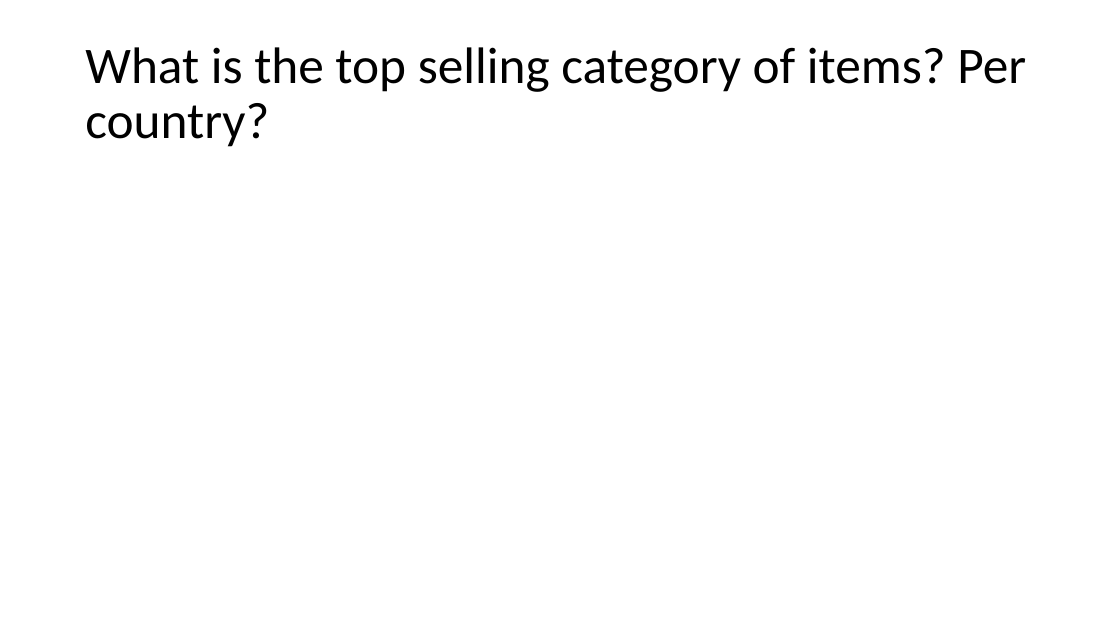
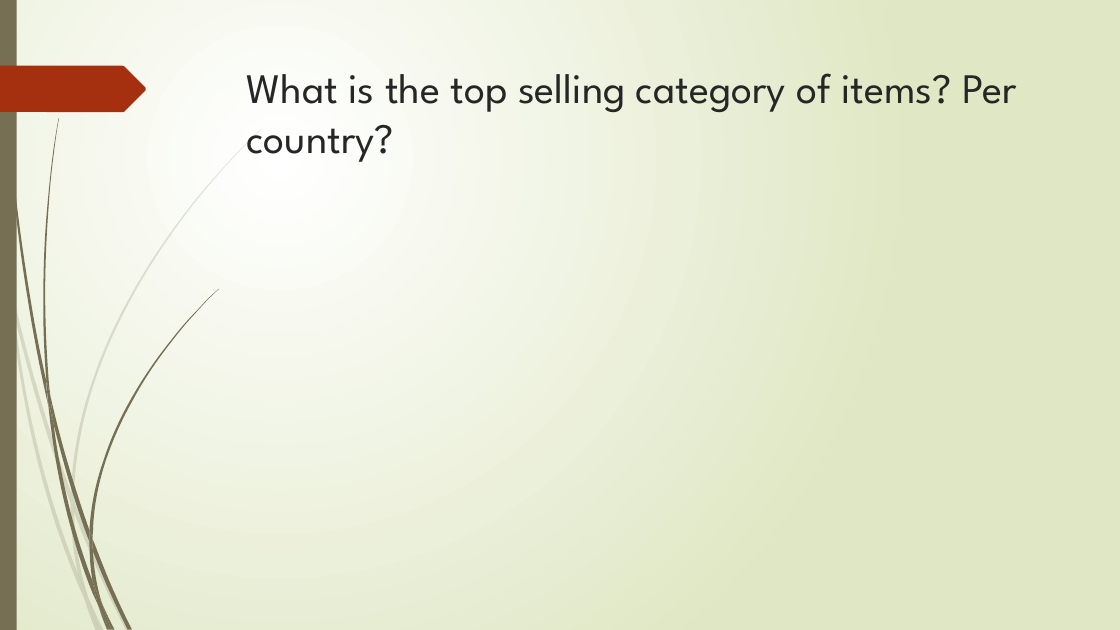
Before and after one commit to jnesteruck/rev-proj2, a slide deck: slide 4 of Project 2.pptx. Drawn at 1120x630 pixels with LibreOffice and Linux fonts; fonts in the diff are those of the drawing. Boxes give left, top, right and bottom in pixels: in the first picture for what was removed or moved away, otherwise in the second. Text is boxed around its words. In the diff, an @@ line names an element or a change of style, - is before the commit and + after.

```diff
--- a/Project 2.pptx
+++ b/Project 2.pptx
@@ background #FFFFFF to gradient #FFFFFF to #DFE8C4 @@
@@ rectangle added at box(0, 0, 17, 630), fill #766F54 @@
@@ title "What is the top selling ...": place and size @@
-title "What is the top selling ..." at box(85, 47, 1026, 147)
+title "What is the top selling ..." at box(247, 73, 1016, 162)
@@ title "What is the top selling ..." at box(247, 73, 1016, 162): size 44 to 36 pt, font Calibri to League Spartan, text colour #000000 to #262626; line spacing 0.9 to 1; vertical alignment middle to top @@
@@ freeform shape added at box(0, 66, 146, 112), fill #A53010 @@
@@ group added at box(0, 129, 262, 630): 10 freeform shapes @@
@@ group added at box(3, 0, 218, 630): 12 freeform shapes @@
```
Also in this commit, not shown: 6 other slides changed, 1 slide added, 1 slide removed.
